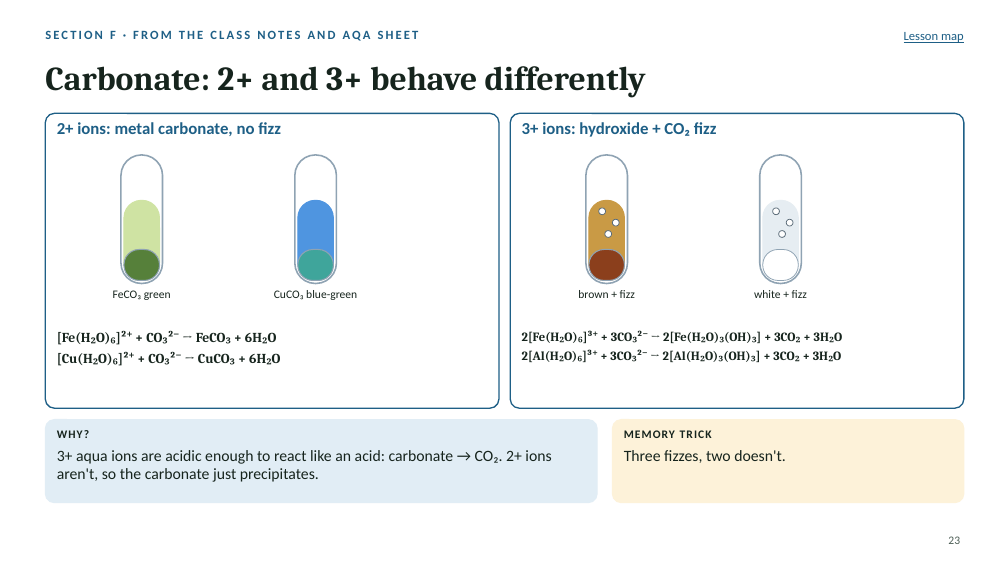
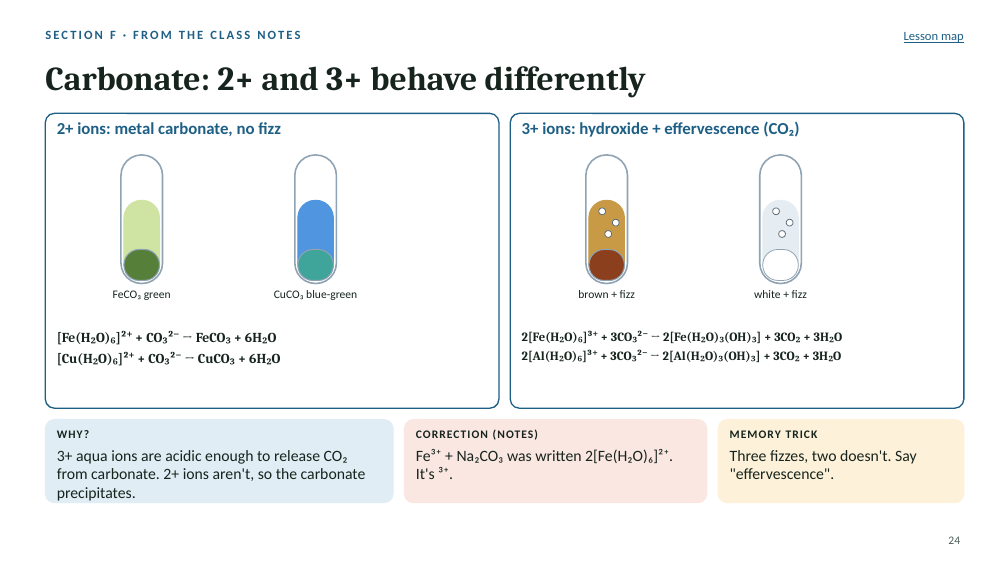
Before and after one commit to AramBarzinjy/energy-transfer-lesson, a slide deck: slide 24 of chemistry/aqueous-ions/Aqueous-ions-lesson.pptx (slide 23 before the commit). Drawn at 1008x567 pixels with LibreOffice and Linux fonts; fonts in the diff are those of the drawing. Boxes give left, top, right and bottom in pixels: in the first picture for what was removed or moved away, otherwise in the second. Text is boxed around its words. In the diff, an @@ line names an element or a change of style, - is before the commit and + after.

```diff
--- a/chemistry/aqueous-ions/Aqueous-ions-lesson.pptx
+++ b/chemistry/aqueous-ions/Aqueous-ions-lesson.pptx
@@ text at <box>45,30,300,39</box>: text changed @@
-SECTION F · FROM THE CLASS NOTES AND AQA SHEET
+SECTION F · FROM THE CLASS NOTES
@@ text at <box>522,121,799,137</box>: text changed @@
-3+ ions: hydroxide + CO₂ fizz
+3+ ions: hydroxide + effervescence (CO₂)
@@ rounded rectangle: place and size @@
-rounded rectangle at <box>45,420,597,503</box>
+rounded rectangle at <box>45,420,393,503</box>
@@ rounded rectangle added at <box>405,420,707,503</box>, fill #FBE7E1, outline #FBE7E1 1 pt @@
@@ text added at <box>416,429,673,479</box>, 15 pt, text #16241D @@
+CORRECTION (NOTES)
+Fe³⁺ + Na₂CO₃ was written 2[Fe(H₂O)₆]²⁺. It's ³⁺.
@@ rounded rectangle: place and size @@
-rounded rectangle at <box>613,420,964,503</box>
+rounded rectangle at <box>718,420,964,503</box>
@@ text "MEMORY TRICK": place and size @@
-text "MEMORY TRICK" at <box>624,430,786,463</box>
+text "MEMORY TRICK" at <box>730,430,917,479</box>
@@ text at <box>57,450,366,501</box>: text changed @@
-3+ aqua ions are acidic enough to react like an acid: carbonate → CO₂. 2+ ions aren't, so the carbonate just precipitates.
+3+ aqua ions are acidic enough to release CO₂ from carbonate. 2+ ions aren't, so the carbonate precipitates.
@@ text at <box>730,450,917,479</box>: text changed @@
-Three fizzes, two doesn't.
+Three fizzes, two doesn't. Say "effervescence".
@@ page number at <box>948,536,960,544</box>: text changed @@
-23
+24
```
Also in this commit, not shown: 3 other slides changed, 1 slide added, 2 other files.
